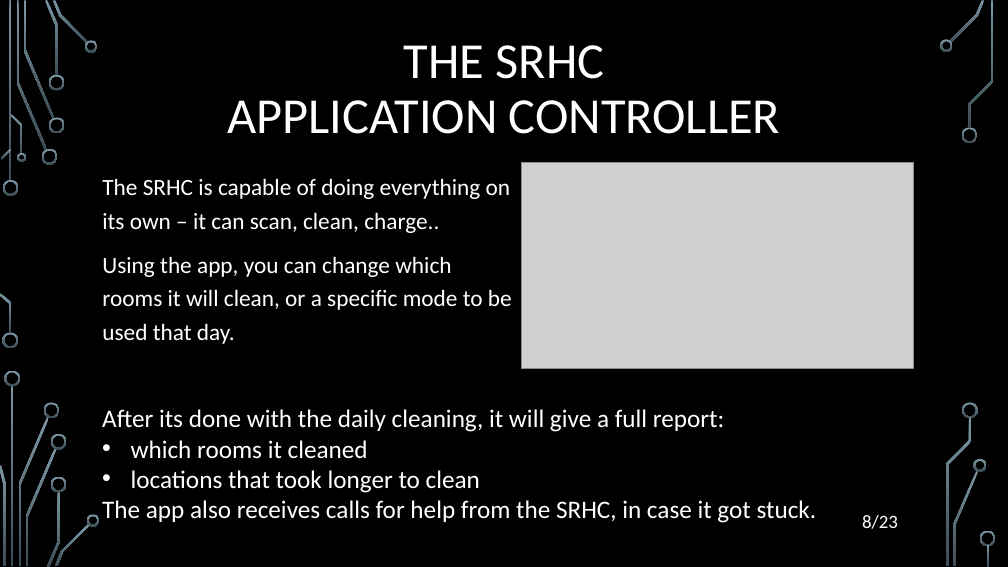
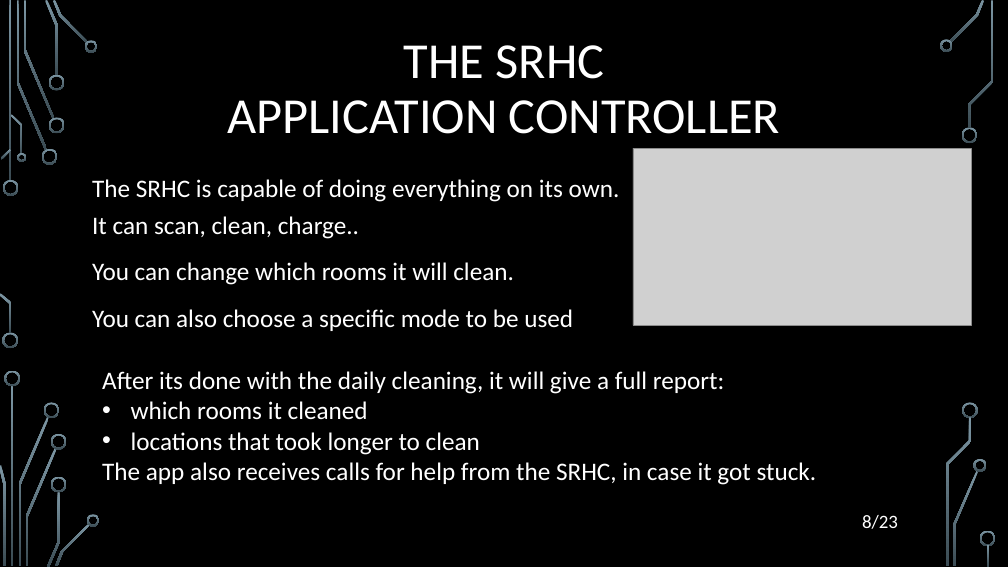
Before and after one commit to filozof50/UP, a slide deck: slide 8 of hw2/H2020.pptx. Drawn at 1008x567 pixels with LibreOffice and Linux fonts; fonts in the diff are those of the drawing; grey boxes stand for pictures; background and template pictures are left out. Boxes give left, top, right and bottom in pixels: in the first picture for what was removed or moved away, otherwise in the second. Text is boxed around its words. In the diff, an @@ line names an element or a change of style, - is before the commit and + after.

```diff
--- a/hw2/H2020.pptx
+++ b/hw2/H2020.pptx
@@ picture: place and size @@
-picture at bbox=[522, 163, 913, 368]
+picture at bbox=[633, 148, 971, 326]
@@ text at bbox=[92, 179, 620, 331]: text changed; size 22.2 to 24 pt @@
-The SRHC is capable of doing everything on its own – it can scan, clean, charge..
-Using the app, you can change which rooms it will clean, or a specific mode to be used that day.
+The SRHC is capable of doing everything on its own. It can scan, clean, charge..
+You can change which rooms it will clean.
+You can also choose a specific mode to be used
@@ text "After its done with the ...": place and size @@
-text "After its done with the ..." at bbox=[102, 409, 817, 523]
+text "After its done with the ..." at bbox=[102, 371, 817, 485]
```
Also in this commit, not shown: 11 other slides changed, 2 other files.
